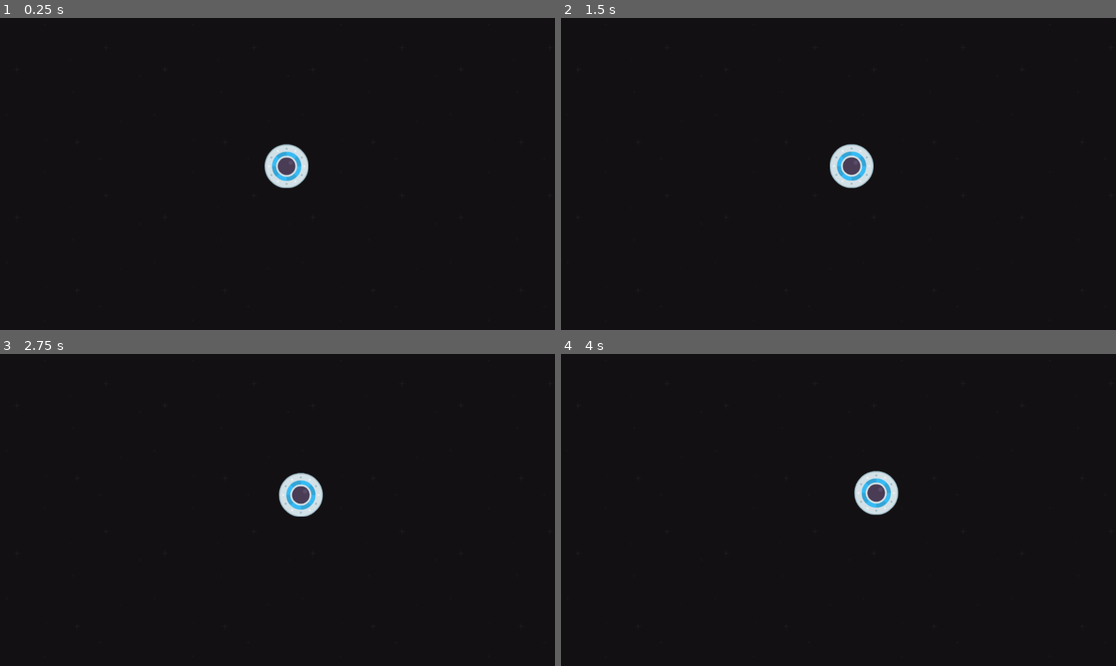
Above: before the commit, frames 1-4 (two rows, left to right).
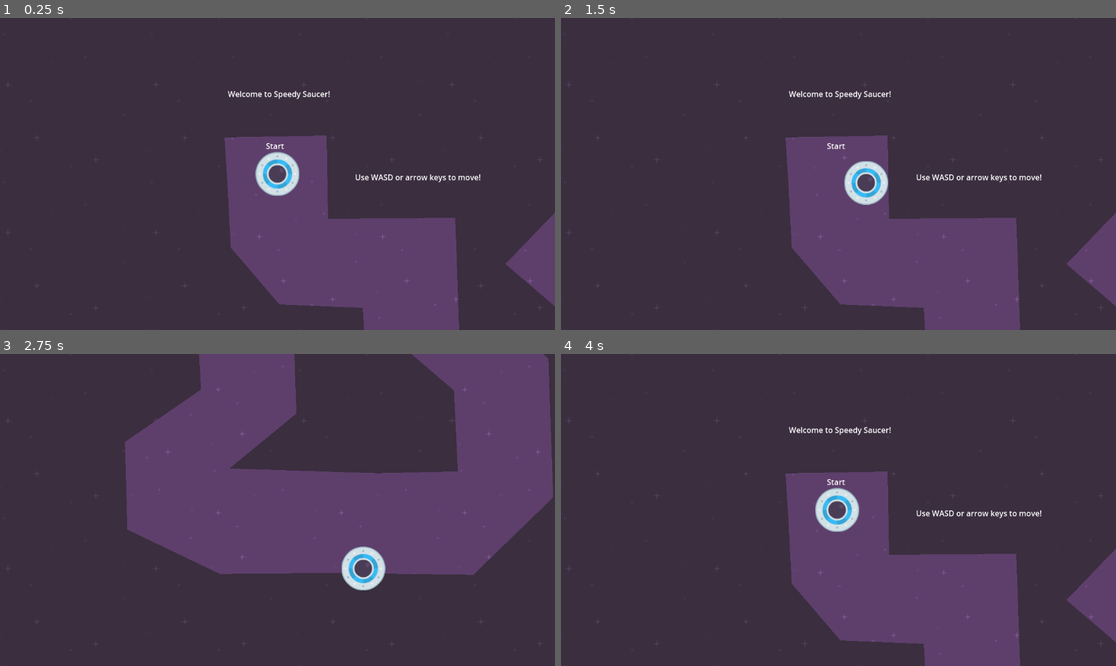
Above: after the commit, the same moments.

Repository: JMGomezCobo/Godot2D-SpeedySaucer
Game: Godot game, scene res://Scenes/level_0.tscn
Same seed, same stepped clock (60 frames per second), same inputs: the game is played once before the commit and once after it.
Inputs:
- Up to frame 1 (0.25 s): no input
- Up to frame 2 (1.5 s): tap Enter at 0.5 s; hold D (move_right) 0.53-1.28 s; hold S (move_down) from 1.28 s (still down)
- Up to frame 3 (2.75 s): release S (move_down) at 2.03 s; hold D (move_right) from 2.03 s (still down)
- Up to frame 4 (4 s): release D (move_right) at 2.78 s; hold W (move_up) 2.78-3.53 s; hold A (move_left) from 3.53 s (still down)

The runs differ from the first frame. In frame 1, 100% of the frame differs, in the area x 0-100%, y 0-100%; in frame 2, 100%; in frame 3, 100%; in frame 4, 100%.

Commit message:
Maze Update
• Added maze
• Added background parallax

Diff:
--- a/Scenes/level_0.tscn
+++ b/Scenes/level_0.tscn
@@ -1,15 +1,67 @@
-[gd_scene load_steps=3 format=3 uid="uid://b0tcu6jjlc6ct"]
+[gd_scene load_steps=5 format=3 uid="uid://b0tcu6jjlc6ct"]
 
-[ext_resource type="Texture2D" uid="uid://dn72t66tx6d53" path="res://Sprites/Backgrounds/black.png" id="1_dnfjv"]
+[ext_resource type="Script" path="res://Scripts/level_0.gd" id="1_vdswg"]
 [ext_resource type="PackedScene" uid="uid://b873ugu6j6cqh" path="res://Scenes/player.tscn" id="2_j7tt6"]
+[ext_resource type="PackedScene" uid="uid://grm3bscn0ur" path="res://Scenes/maze.tscn" id="2_l4wlx"]
+[ext_resource type="Texture2D" uid="uid://cicg5v1eh4ukk" path="res://Sprites/Backgrounds/darkPurple.png" id="4_uf24c"]
 
 [node name="Level_0" type="Node2D"]
+script = ExtResource("1_vdswg")
 
-[node name="Background" type="TextureRect" parent="."]
-offset_right = 978.0
-offset_bottom = 551.0
+[node name="Area2D" parent="." instance=ExtResource("2_l4wlx")]
+
+[node name="Player" parent="." instance=ExtResource("2_j7tt6")]
+position = Vector2(171, 85)
+
+[node name="CanvasLayer" type="CanvasLayer" parent="."]
+layer = -10
+
+[node name="Background" type="TextureRect" parent="CanvasLayer"]
+z_index = -100
+offset_left = -758.0
+offset_top = -427.0
+offset_right = 1483.0
+offset_bottom = 835.0
 scale = Vector2(1.2, 1.2)
-texture = ExtResource("1_dnfjv")
+texture = ExtResource("4_uf24c")
 stretch_mode = 1
 
-[node name="Player" parent="." instance=ExtResource("2_j7tt6")]
+[node name="Labels" type="Node" parent="."]
+
+[node name="Label_Start" type="Label" parent="Labels"]
+offset_left = 146.0
+offset_top = 14.0
+offset_right = 186.0
+offset_bottom = 40.0
+text = "Start"
+horizontal_alignment = 1
+vertical_alignment = 1
+
+[node name="Label_Finish" type="Label" parent="Labels"]
+offset_left = 878.0
+offset_top = -123.0
+offset_right = 918.0
+offset_bottom = -97.0
+text = "Finish"
+horizontal_alignment = 1
+vertical_alignment = 1
+
+[node name="Label_Keys" type="Label" parent="Labels"]
+offset_left = 332.0
+offset_top = 46.0
+offset_right = 593.0
+offset_bottom = 137.0
+text = "Use WASD or arrow keys to move!"
+horizontal_alignment = 1
+vertical_alignment = 1
+
+[node name="Label_Welcome" type="Label" parent="Labels"]
+offset_left = 44.0
+offset_top = -127.0
+offset_right = 305.0
+offset_bottom = -36.0
+text = "Welcome to Speedy Saucer!"
+horizontal_alignment = 1
+vertical_alignment = 1
+
+[connection signal="body_exited" from="Area2D" to="." method="_on_area_2d_body_exited"]
--- /dev/null
+++ b/Scenes/maze.tscn
@@ -0,0 +1,13 @@
+[gd_scene load_steps=2 format=3 uid="uid://grm3bscn0ur"]
+
+[ext_resource type="Texture2D" uid="uid://p5iur6krjiwy" path="res://Sprites/Backgrounds/purple.png" id="1_wdoij"]
+
+[node name="Area2D" type="Area2D"]
+
+[node name="CollisionPolygon2D" type="CollisionPolygon2D" parent="."]
+polygon = PackedVector2Array(67, 105, 74, 238, 175, 356, 348, 363, 354, 471, 196, 580, 201, 762, 393, 854, 635, 852, 919, 856, 1085, 695, 1075, 407, 931, 283, 1065, 153, 1055, -40, 914, -189, 794, -86, 892, 14, 644, 272, 879, 473, 887, 641, 721, 645, 413, 635, 552, 521, 540, 176, 276, 178, 273, 5, 61, 9.00012)
+
+[node name="Polygon2D" type="Polygon2D" parent="."]
+texture_repeat = 2
+texture = ExtResource("1_wdoij")
+polygon = PackedVector2Array(67, 105, 74, 238, 175, 356, 348, 363, 354, 471, 196, 580, 201, 762, 393, 854, 635, 852, 919, 856, 1085, 695, 1075, 407, 931, 283, 1065, 153, 1055, -40, 914, -189, 794, -86, 892, 14, 644, 272, 879, 473, 887, 641, 721, 645, 413, 635, 552, 521, 540, 176, 276, 178, 273, 5, 61, 9.00012)
--- a/Scenes/player.tscn
+++ b/Scenes/player.tscn
@@ -1,15 +1,21 @@
 [gd_scene load_steps=4 format=3 uid="uid://b873ugu6j6cqh"]
 
-[ext_resource type="Script" path="res://Scenes/player.gd" id="1_1spyn"]
 [ext_resource type="Texture2D" uid="uid://bej242j2tdvwl" path="res://Sprites/Player/ufoBlue.png" id="1_qsvmc"]
+[ext_resource type="Script" path="res://Scripts/playerController.gd" id="1_s2aue"]
 
 [sub_resource type="CircleShape2D" id="CircleShape2D_ku4t6"]
-radius = 50.0
+radius = 25.0
 
 [node name="Player" type="RigidBody2D"]
 position = Vector2(595, 308)
 gravity_scale = 0.0
-script = ExtResource("1_1spyn")
+script = ExtResource("1_s2aue")
+
+[node name="Camera2D" type="Camera2D" parent="."]
+position_smoothing_enabled = true
+position_smoothing_speed = 10.0
+drag_horizontal_enabled = true
+drag_vertical_enabled = true
 
 [node name="CollisionShape2D" type="CollisionShape2D" parent="."]
 shape = SubResource("CircleShape2D_ku4t6")
--- /dev/null
+++ b/Scripts/level_0.gd
@@ -0,0 +1,15 @@
+extends Node2D
+
+
+# Called when the node enters the scene tree for the first time.
+func _ready():
+	pass # Replace with function body.
+
+
+# Called every frame. 'delta' is the elapsed time since the previous frame.
+func _process(delta):
+	pass
+
+
+func _on_area_2d_body_exited(body):
+	get_tree().reload_current_scene()
--- a/Scenes/player.gd
+++ b/Scripts/playerController.gd
@@ -1,6 +1,6 @@
 extends RigidBody2D
 
-var force = 20
+var force = 1000
 
 func _physics_process(delta):
 
@@ -11,7 +11,7 @@
 		apply_force(Vector2(-force, 0))
 
 	if Input.is_action_pressed("move_up"):
-		apply_force(Vector2(0, force))
+		apply_force(Vector2(0, -force))
 
 	if Input.is_action_pressed("move_down"):
-		apply_force(Vector2(0, -force))
+		apply_force(Vector2(0, force))
